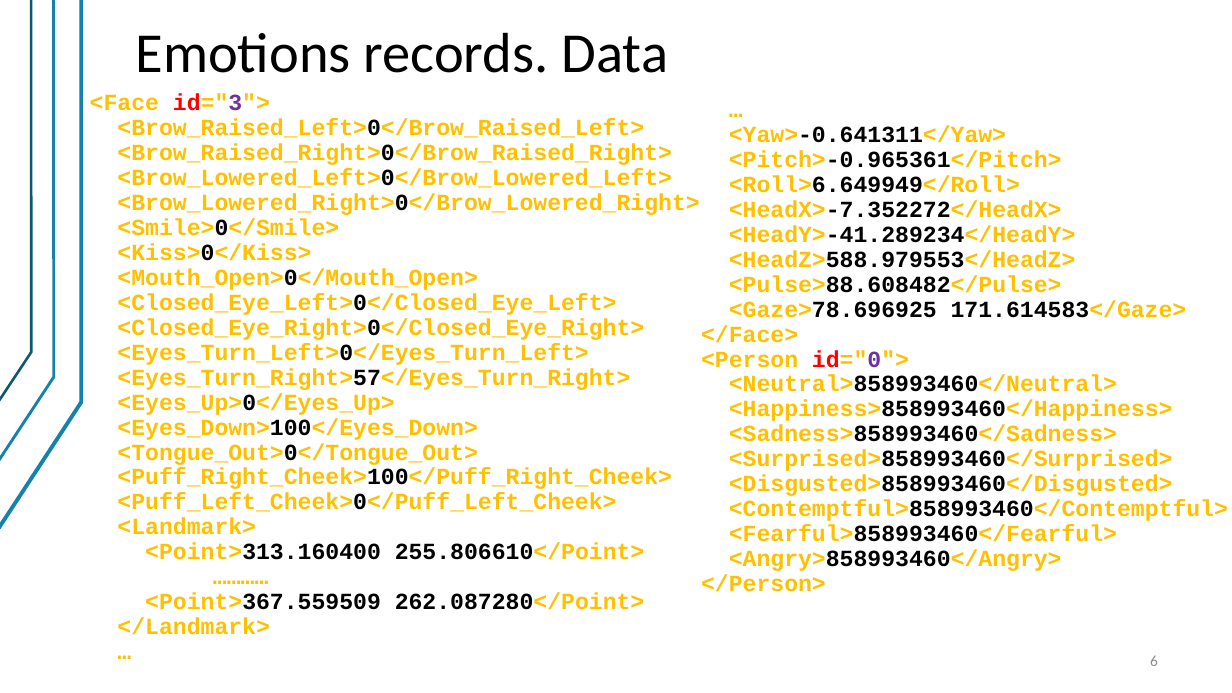
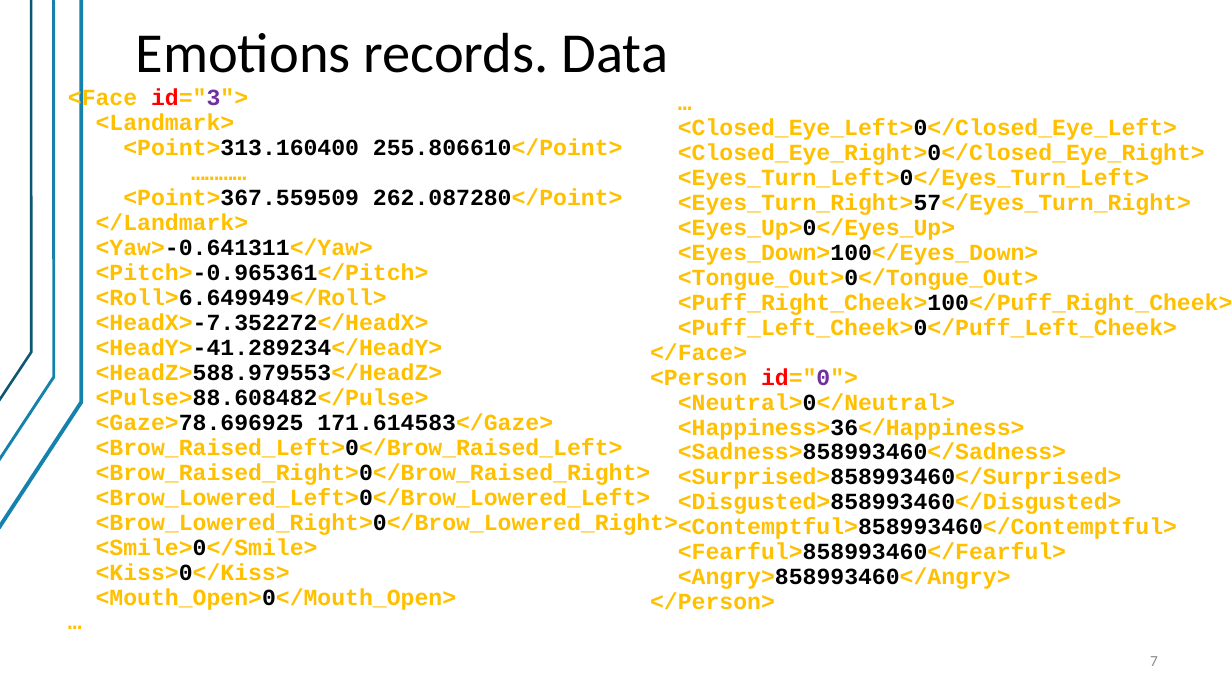
Before and after one commit to valber-8/emotracker, a slide deck: slide 7 of EmotionsTracker.pptx (slide 6 before the commit). Drawn at 1232x693 pixels with LibreOffice and Linux fonts; fonts in the diff are those of the drawing. Boxes give left, top, right and bottom in pixels: in the first picture for what was removed or moved away, otherwise in the second. Text is boxed around its words. In the diff, an @@ line names an element or a change of style, - is before the commit and + after.

Commit message:
Update presentation

```diff
--- a/EmotionsTracker.pptx
+++ b/EmotionsTracker.pptx
@@ text "<Face id="3">": place and size @@
-text "<Face id="3">" at [90,93,699,635]
+text "<Face id="3">" at [68,89,678,610]
@@ text "…": place and size @@
-text "…" at [701,125,1228,592]
+text "…" at [650,118,1232,610]
@@ text at [96,114,623,431]: paragraphs added @@
+<Landmark>
+<Point>313.160400 255.806610</Point>
+…………
+<Point>367.559509 262.087280</Point>
+</Landmark>
+<Yaw>-0.641311</Yaw>
+<Pitch>-0.965361</Pitch>
+<Roll>6.649949</Roll>
+<HeadX>-7.352272</HeadX>
+<HeadY>-41.289234</HeadY>
+<HeadZ>588.979553</HeadZ>
+<Pulse>88.608482</Pulse>
+<Gaze>78.696925 171.614583</Gaze>
@@ text at [678,118,1232,338]: text changed @@
-<Yaw>-0.641311</Yaw>
-<Pitch>-0.965361</Pitch>
-<Roll>6.649949</Roll>
-<HeadX>-7.352272</HeadX>
-<HeadY>-41.289234</HeadY>
-<HeadZ>588.979553</HeadZ>
-<Pulse>88.608482</Pulse>
-<Gaze>78.696925 171.614583</Gaze>
+<Closed_Eye_Left>0</Closed_Eye_Left>
+<Closed_Eye_Right>0</Closed_Eye_Right>
+<Eyes_Turn_Left>0</Eyes_Turn_Left>
+<Eyes_Turn_Right>57</Eyes_Turn_Right>
+<Eyes_Up>0</Eyes_Up>
+<Eyes_Down>100</Eyes_Down>
+<Tongue_Out>0</Tongue_Out>
+<Puff_Right_Cheek>100</Puff_Right_Cheek>
+<Puff_Left_Cheek>0</Puff_Left_Cheek>
@@ text at [117,293,672,635]: paragraphs removed @@
-<Closed_Eye_Left>0</Closed_Eye_Left>
-<Closed_Eye_Right>0</Closed_Eye_Right>
-<Eyes_Turn_Left>0</Eyes_Turn_Left>
-<Eyes_Turn_Right>57</Eyes_Turn_Right>
-<Eyes_Up>0</Eyes_Up>
-<Eyes_Down>100</Eyes_Down>
-<Tongue_Out>0</Tongue_Out>
-<Puff_Right_Cheek>100</Puff_Right_Cheek>
-<Puff_Left_Cheek>0</Puff_Left_Cheek>
-<Landmark>
-<Point>313.160400 255.806610</Point>
-…………
-<Point>367.559509 262.087280</Point>
-</Landmark>
@@ text at [678,393,1025,440]: text changed @@
-<Neutral>858993460</Neutral>
-<Happiness>858993460</Happiness>
+<Neutral>0</Neutral>
+<Happiness>36</Happiness>
@@ page number at [1150,656,1158,666]: text changed @@
-6
+7
```
Also in this commit, not shown: 3 other slides changed, 5 slides added, 10 other files.
